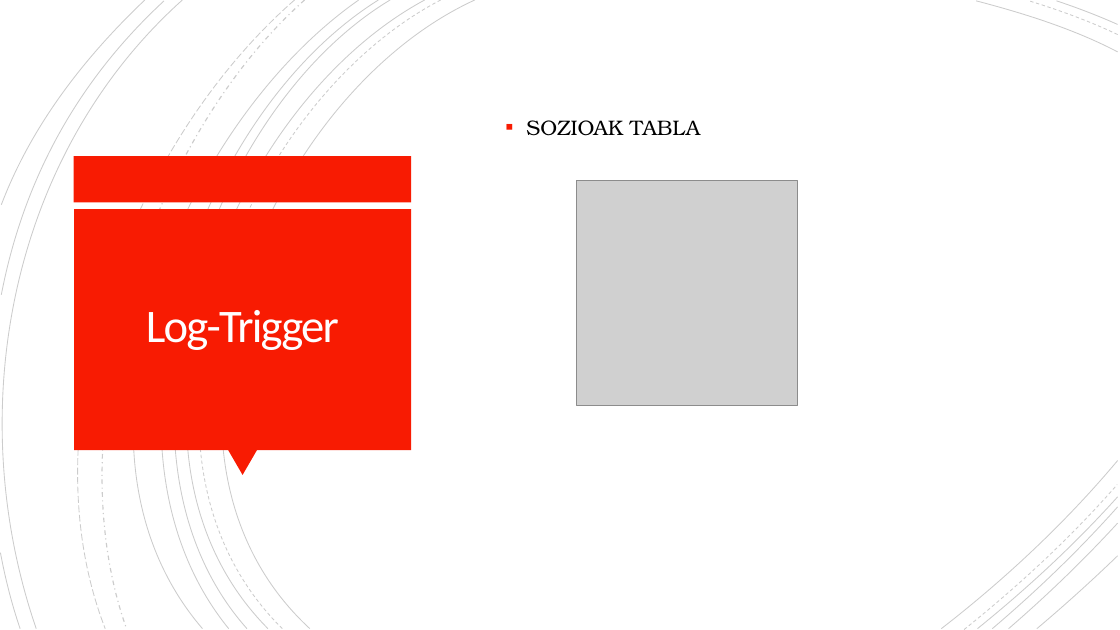
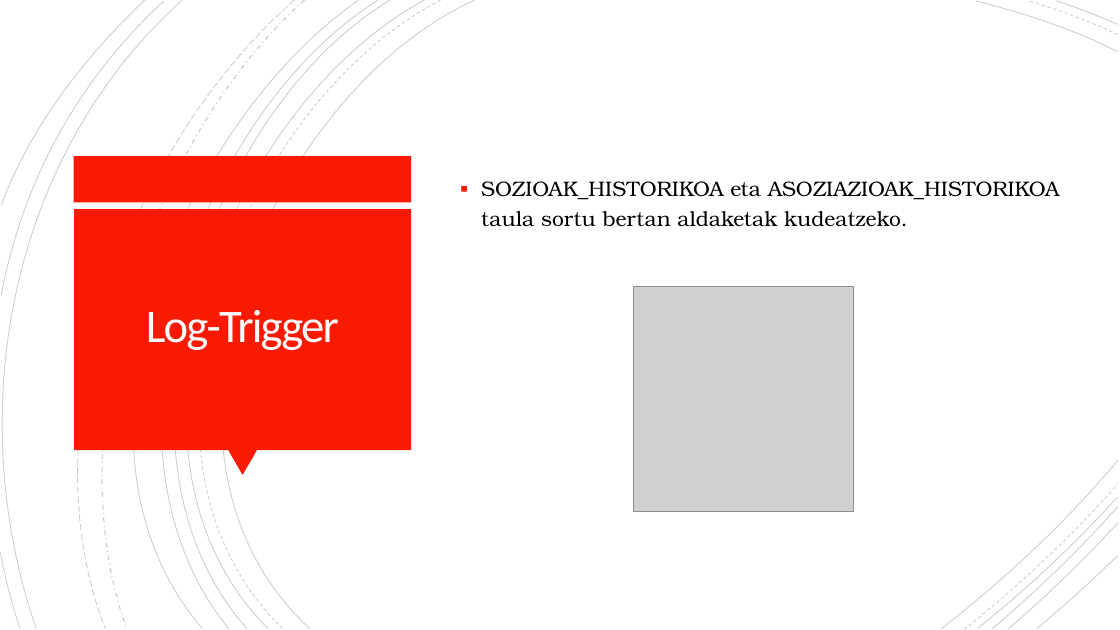
Before and after one commit to OceansForce/Erronka_5_Taldea, a slide deck: slide 4 of Aurkezpena/Aurkezpena_5.taldea_2.sprint.pptx. Drawn at 1120x630 pixels with LibreOffice and Linux fonts; fonts in the diff are those of the drawing; grey boxes stand for pictures. Boxes give left, top, right and bottom in pixels: in the first picture for what was removed or moved away, otherwise in the second. Text is boxed around its words. In the diff, an @@ line names an element or a change of style, - is before the commit and + after.

```diff
--- a/Aurkezpena/Aurkezpena_5.taldea_2.sprint.pptx
+++ b/Aurkezpena/Aurkezpena_5.taldea_2.sprint.pptx
@@ text at (481,181,1059,227): text changed @@
-▪ SOZIOAK TABLA
+▪ SOZIOAK_HISTORIKOA eta ASOZIAZIOAK_HISTORIKOA taula sortu bertan aldaketak kudeatzeko.
@@ picture: place and size @@
-picture at (577,181,797,406)
+picture at (634,287,854,512)
```
Also in this commit, not shown: 7 other slides changed, 4 slides added, 1 slide removed.
